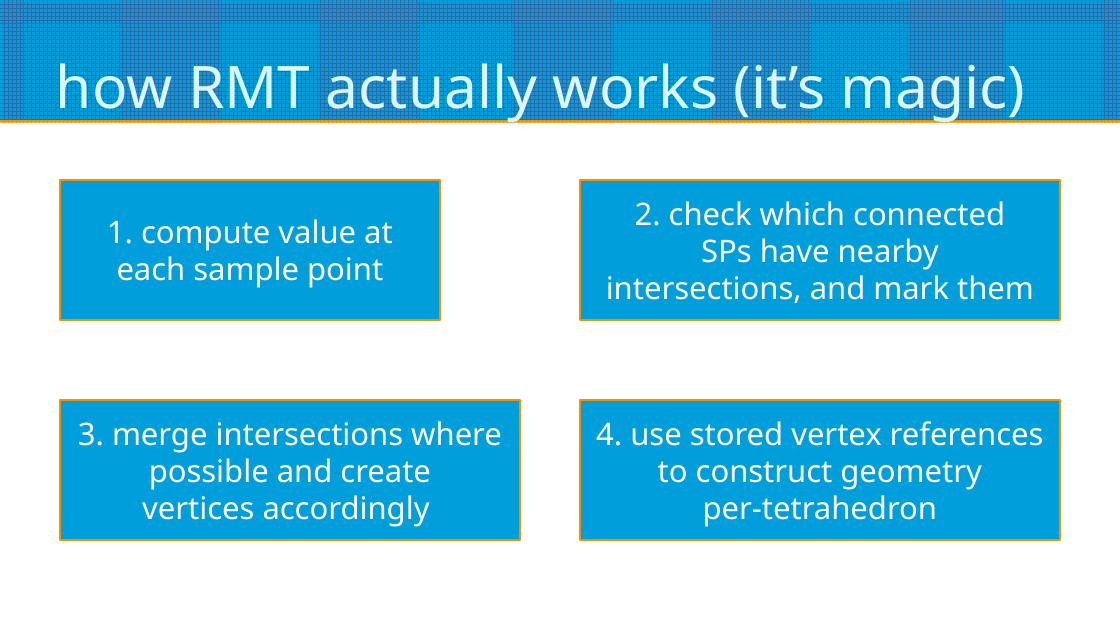
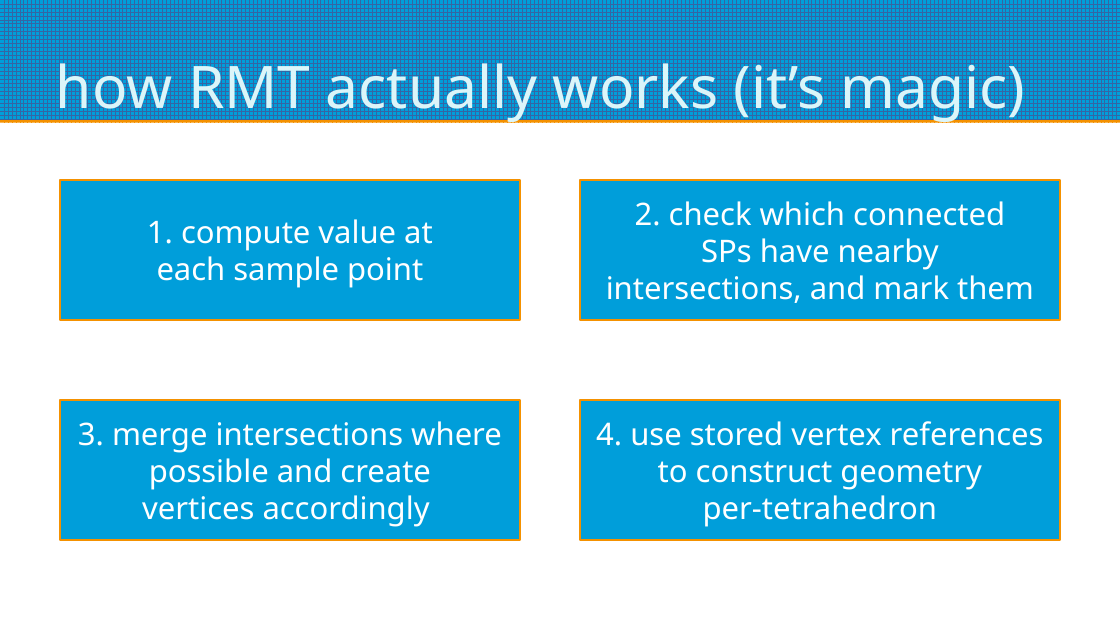
Before and after one commit to oculometric/marching-tetrahedra-fyp, a slide deck: slide 9 of doc/mid project review.odp. Drawn at 1120x630 pixels with LibreOffice and Linux fonts; fonts in the diff are those of the drawing. Boxes give left, top, right and bottom in pixels: in the first picture for what was removed or moved away, otherwise in the second. Text is boxed around its words. In the diff, an @@ line names an element or a change of style, - is before the commit and + after.

```diff
--- a/doc/mid project review.odp
+++ b/doc/mid project review.odp
@@ rectangle "1. compute value at each ...": place and size @@
-rectangle "1. compute value at each ..." at [60, 180, 440, 320]
+rectangle "1. compute value at each ..." at [60, 180, 520, 320]
```
Also in this commit, not shown: 2 other slides changed, 2 other files.
